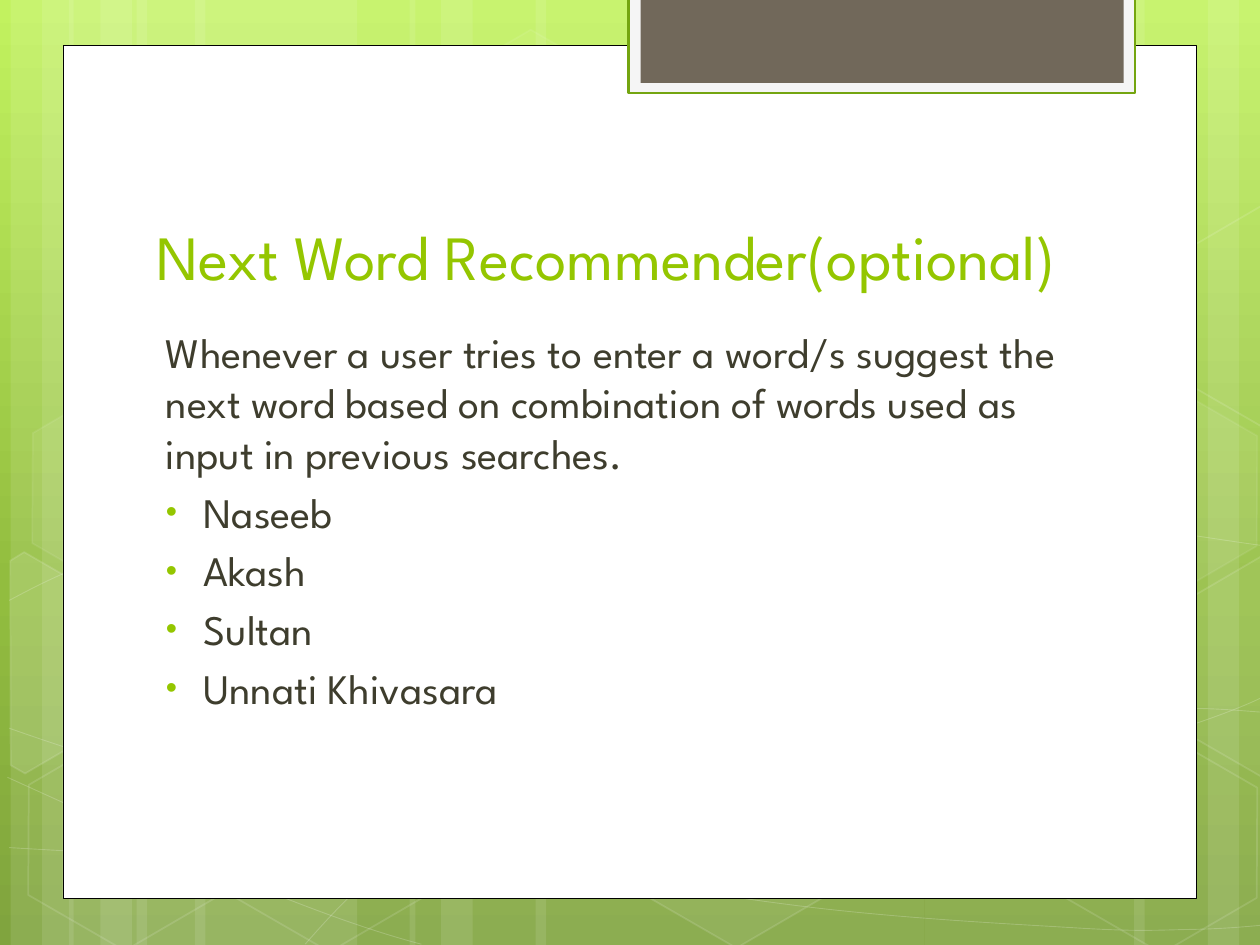
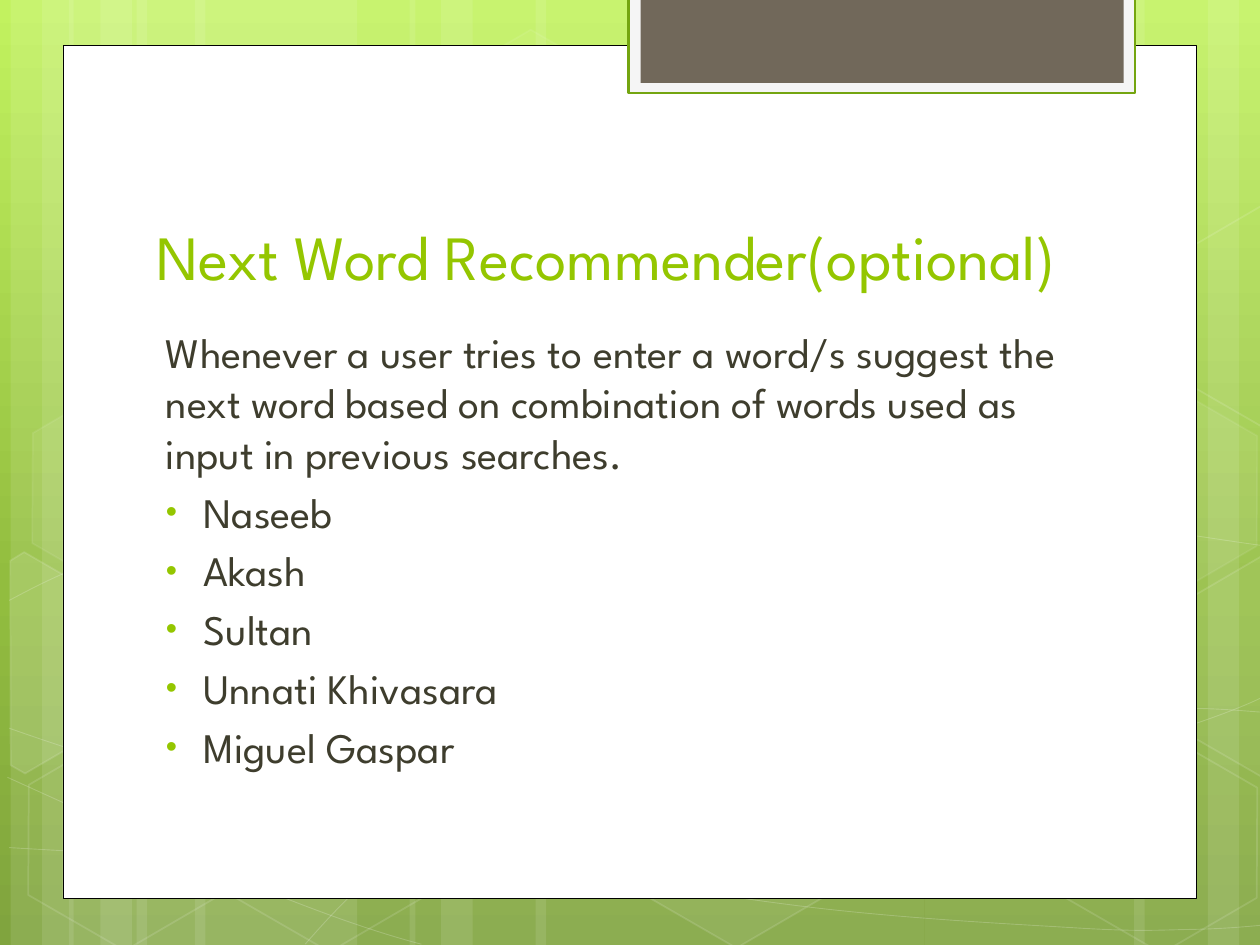
Before and after one commit to UNCG-CSE/Budget_Text_Analysis, a slide deck: slide 7 of doc/Project Review 1.pptx. Drawn at 1260x945 pixels with LibreOffice and Linux fonts; fonts in the diff are those of the drawing. Boxes give left, top, right and bottom in pixels: in the first picture for what was removed or moved away, otherwise in the second. Text is boxed around its words. In the diff, an @@ line names an element or a change of style, - is before the commit and + after.

```diff
--- a/doc/Project Review 1.pptx
+++ b/doc/Project Review 1.pptx
@@ text at [204,734,454,773]: paragraph added @@
+• Miguel Gaspar
```
Also in this commit, not shown: 2 other slides changed.
